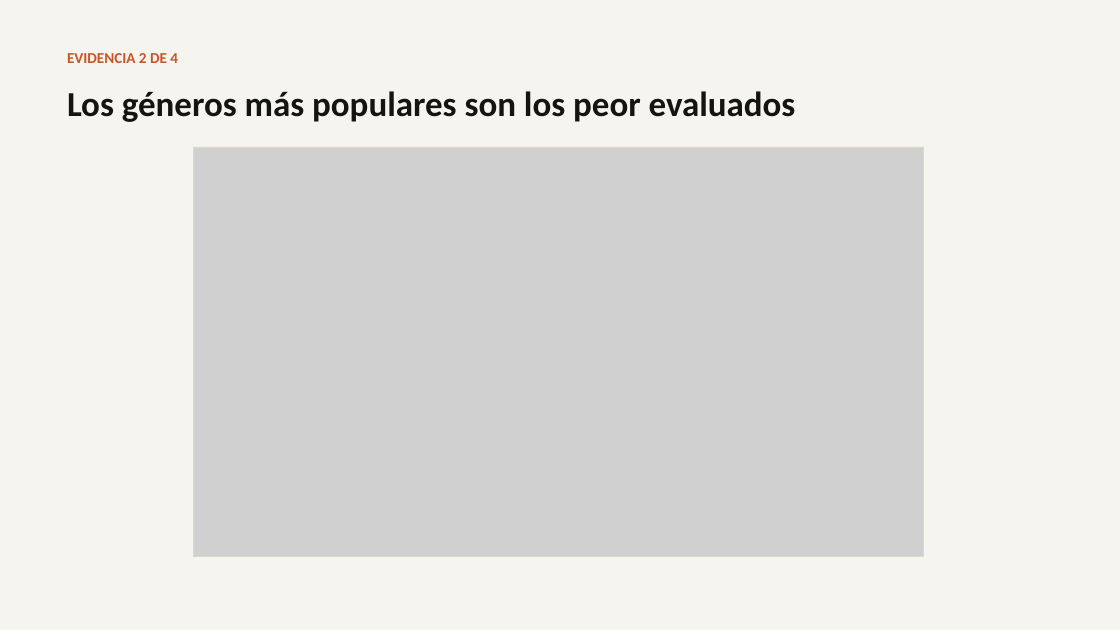
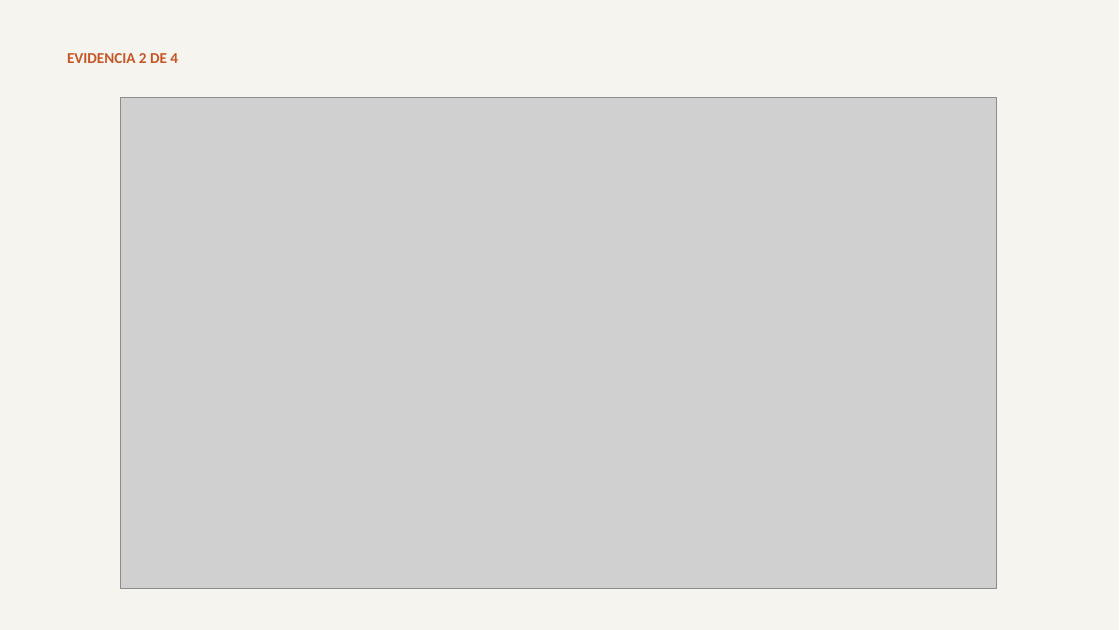
Before and after one commit to francarrascoo/StreamView_Analytics, a slide deck: slide 9 of entregables/Presentacion_EV1_StreamView_Analytics.pptx (slide 10 before the commit). Drawn at 1120x630 pixels with LibreOffice and Linux fonts; fonts in the diff are those of the drawing; grey boxes stand for pictures. Boxes give left, top, right and bottom in pixels: in the first picture for what was removed or moved away, otherwise in the second. Text is boxed around its words. In the diff, an @@ line names an element or a change of style, - is before the commit and + after.

```diff
--- a/entregables/Presentacion_EV1_StreamView_Analytics.pptx
+++ b/entregables/Presentacion_EV1_StreamView_Analytics.pptx
@@ text removed at [67, 91, 796, 122] @@
-Los géneros más populares son los peor evaluados
@@ picture: place and size @@
-picture at [193, 147, 924, 556]
+picture at [121, 97, 997, 588]
@@ rectangle removed at [193, 147, 924, 556] @@
```
Also in this commit, not shown: 9 other slides changed, 5 slides added, 5 slides removed, 2 other files.
